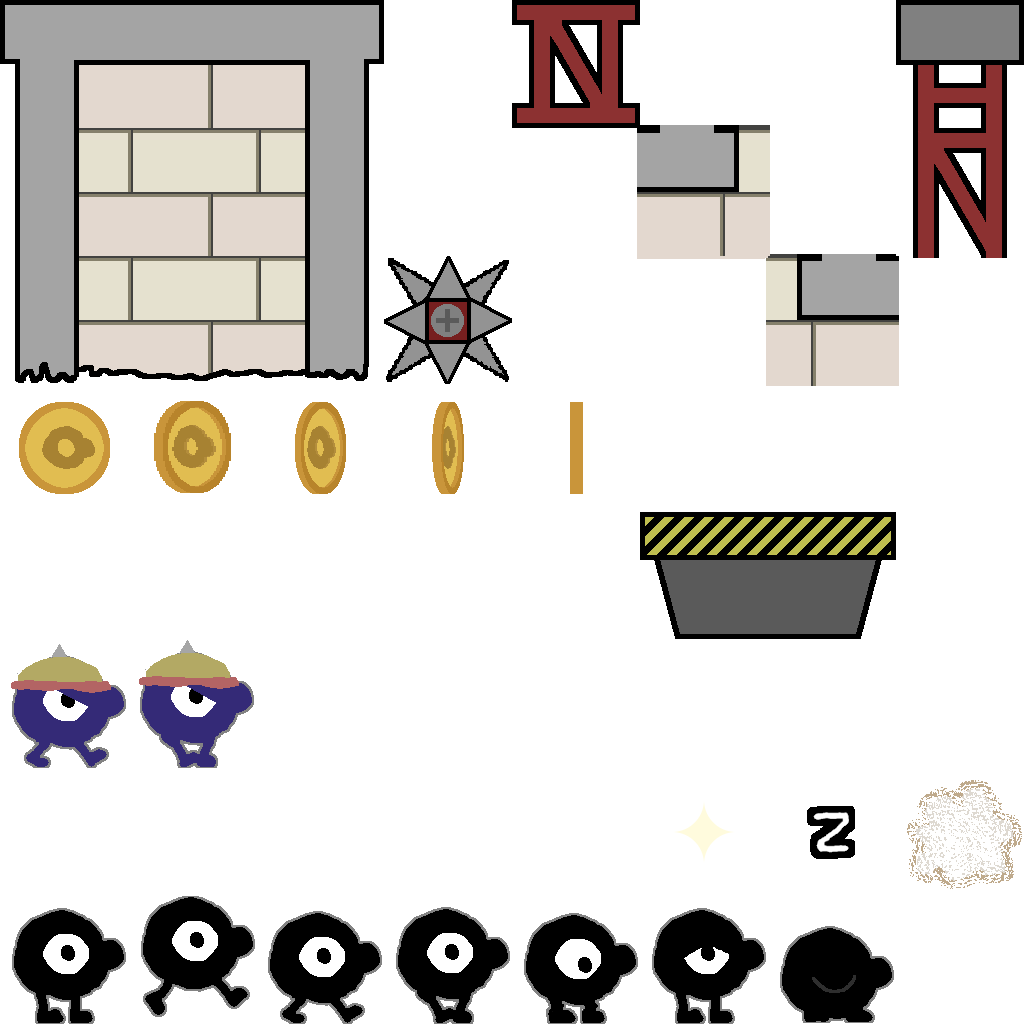
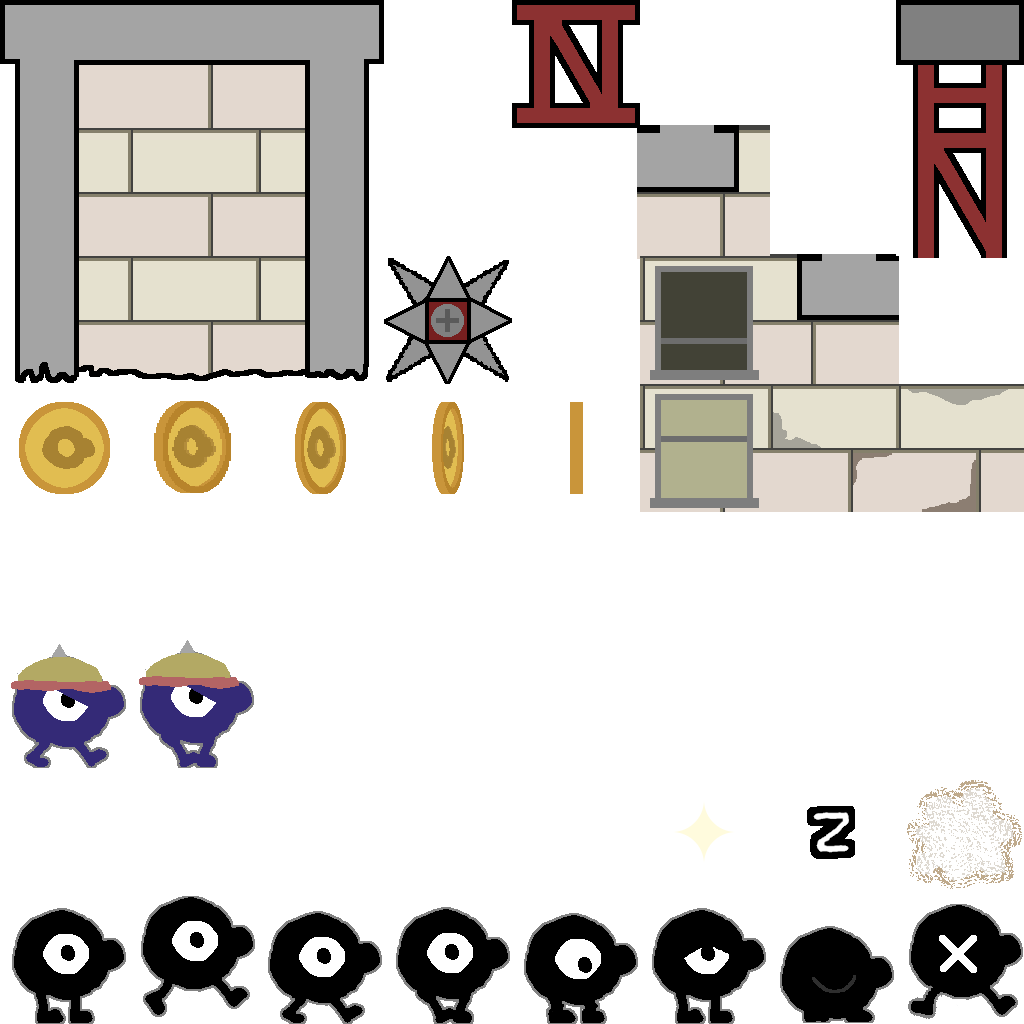
Before/after of a 1024 x 1024 layered artwork. What changed in the layer stack:
added layer "terrain_c alt4" above "terrain_c alt3" over [896, 384, 1024, 512]
added layer "terrain_c alt3" above "terrain_c alt2" over [768, 384, 896, 512]
added layer "terrain_c alt2" above "terrain_c alt" over [640, 384, 768, 512]
added layer "terrain_c alt" above "bleedPixels" over [640, 256, 768, 384]
removed layer "platform" over [640, 512, 896, 639]
added layer "death" above "jump" over [908, 904, 1023, 1019]
